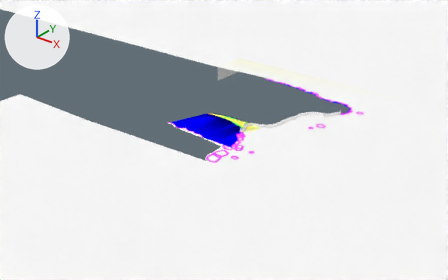
A saved change to the Blender file Assets/Models/Environment/Main area east/main area east sea.blend.
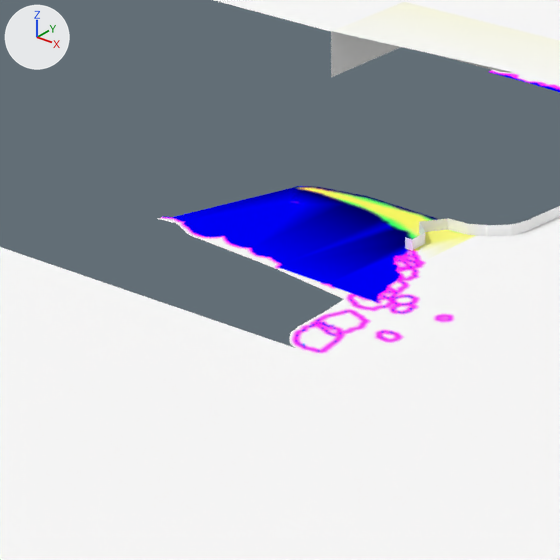
There are two pictures of each version: one whole from a 50 mm camera at (942.0, -1354.0, 709.0) aimed at (-119.0, -27.0, -114.0), one close up on the part from 27% to 64% of the width and 21% to 80% of the height. The lights are fixed; the arrows at upper left show +X, +Y and +Z.

Names of what the first close-up shows: 'Main area east sea', 'Main area east sea far', 'Main area east sea underwater', 'Sea collider'.
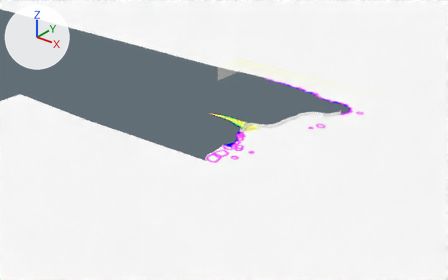
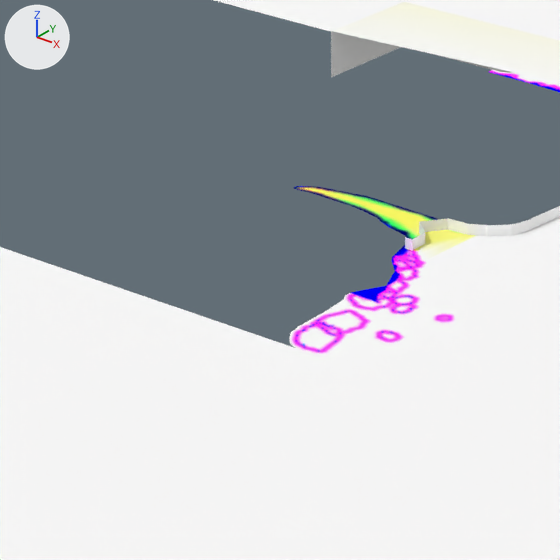
Where the change shows, as pixel boxes (x1, y1, x2, y2) in the close-ups (560 x 560 px):
part 1 of me_scene_004, deleted (blue)
    before: (157, 187, 406, 299)

The change, as a list of edits to the scene's bpy script:
```text
Change me_scene_004:
    used by ob_main_area_east_sea; location = (0.0, 0.0, 0.0); rotation_euler = (1.571, 0.0, 0.0), in degrees (90, 0, 0); scale = (0.01, 0.01, 0.01)
    remove me_scene_004.from_pydata(...)  # 6931 vertices, 13643 faces; spans x -35028.0..35000.0, y 0.0, z -35000.0..35000.0
    add me_scene_004.from_pydata(...)  # 6437 vertices, 12620 faces; spans x -35028.0..35000.0, y 0.0, z -35000.0..35000.0
    me_scene_004 part 1: 494 vertices removed from x -16800.0..4200.0, y 0.0, z 12600.0..23800.0
```
